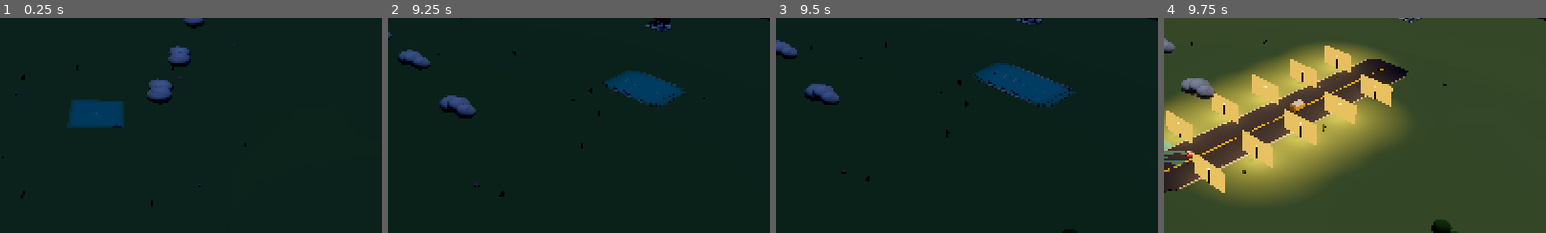
Above: before the commit, frames 1-4 (left to right).
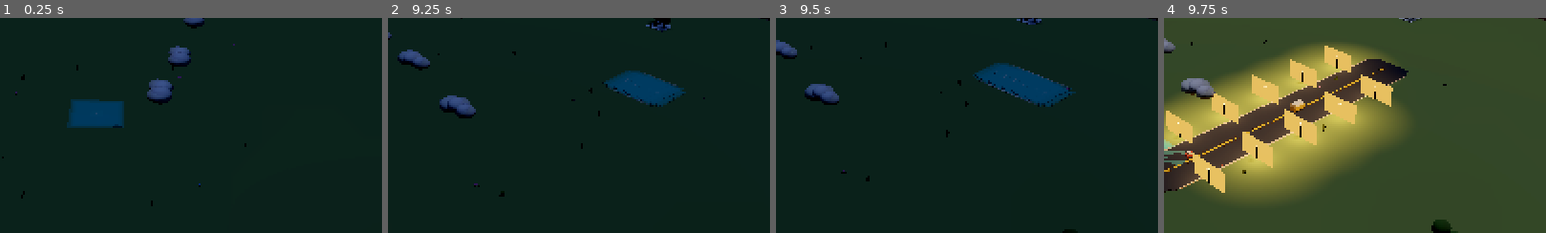
Above: after the commit, the same moments.

Repository: johnswaffles/my-backend-api
Game: Godot game, scene res://scenes/main_scene.tscn
The game is run twice, just before and just after one commit, with the same random seed, the same clock (stepped at 60 frames per second) and the same inputs.
Inputs (mouse positions are % of the whole screen's width and height, from its top left):
- Up to frame 1 (0.25 s): no input
- Up to frame 2 (9.25 s): click "Build: Road" at 0.5 s; click "Place" at 1.25 s; click "Town" at 2 s; click "Home" at 2.75 s; click "L" at 3.5 s; click "R" at 4.25 s; click "-" at 5 s; click "+" at 5.75 s; click "Music On" at 6.5 s; click "R" at 7.25 s; click "Music Off" at 8 s; move the mouse to (72, 45) at 8.77 s; hold D from 8.78 s (still down); tap 1 at 8.85 s; click (72, 45) at 8.92 s
- Up to frame 3 (9.5 s): keep holding D
- Up to frame 4 (9.75 s): release D at 9.5 s; drag from (30, 55) to (45, 70) at 9.52 s
The pictures show only the part of the screen within x 36-86%, y 27-77%; the shares and areas given below are measured in that part.

Frames 1-3 are identical in both runs. In frame 4, 0.2% of the frame differs, in the area x 2-59%, y 12-69%.
Error in both runs: Invalid call. Nonexistent function 'lock' in base 'Image'. (res://scripts/building_system.gd:4839)

Commit message:
Keep lamp glow pools above road surfaces

Diff:
--- a/cozy-builder-godot/scripts/building_system.gd
+++ b/cozy-builder-godot/scripts/building_system.gd
@@ -4827,7 +4827,7 @@
 	material.metallic_specular = 0.0
 	glow.material_override = material
 	glow.cast_shadow = GeometryInstance3D.SHADOW_CASTING_SETTING_OFF
-	glow.position = position_3d + Vector3(0.0, 0.104, 0.0)
+	glow.position = Vector3(position_3d.x, 0.104, position_3d.z)
 	glow.rotation_degrees.x = -90.0
 	parent.add_child(glow)
 
